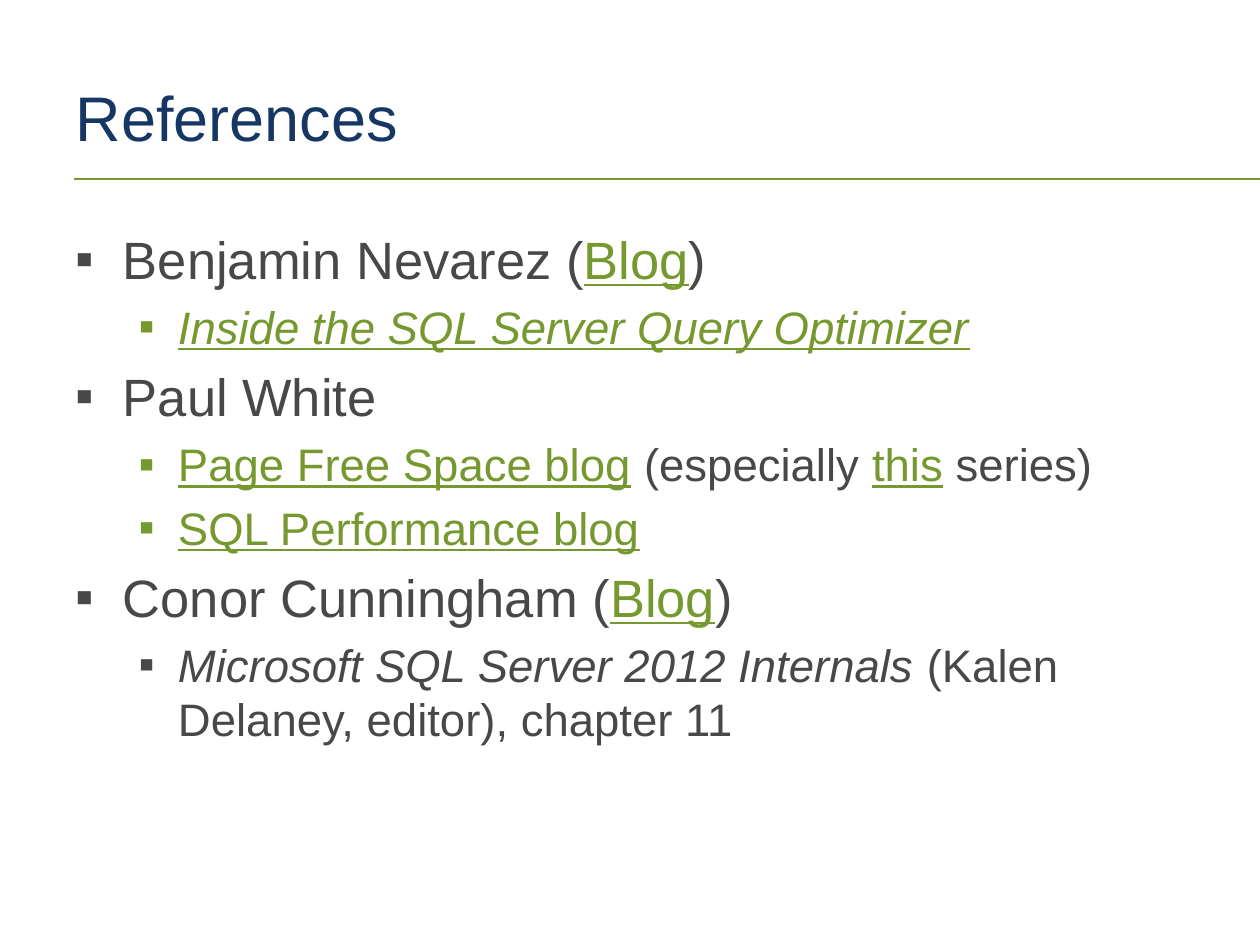
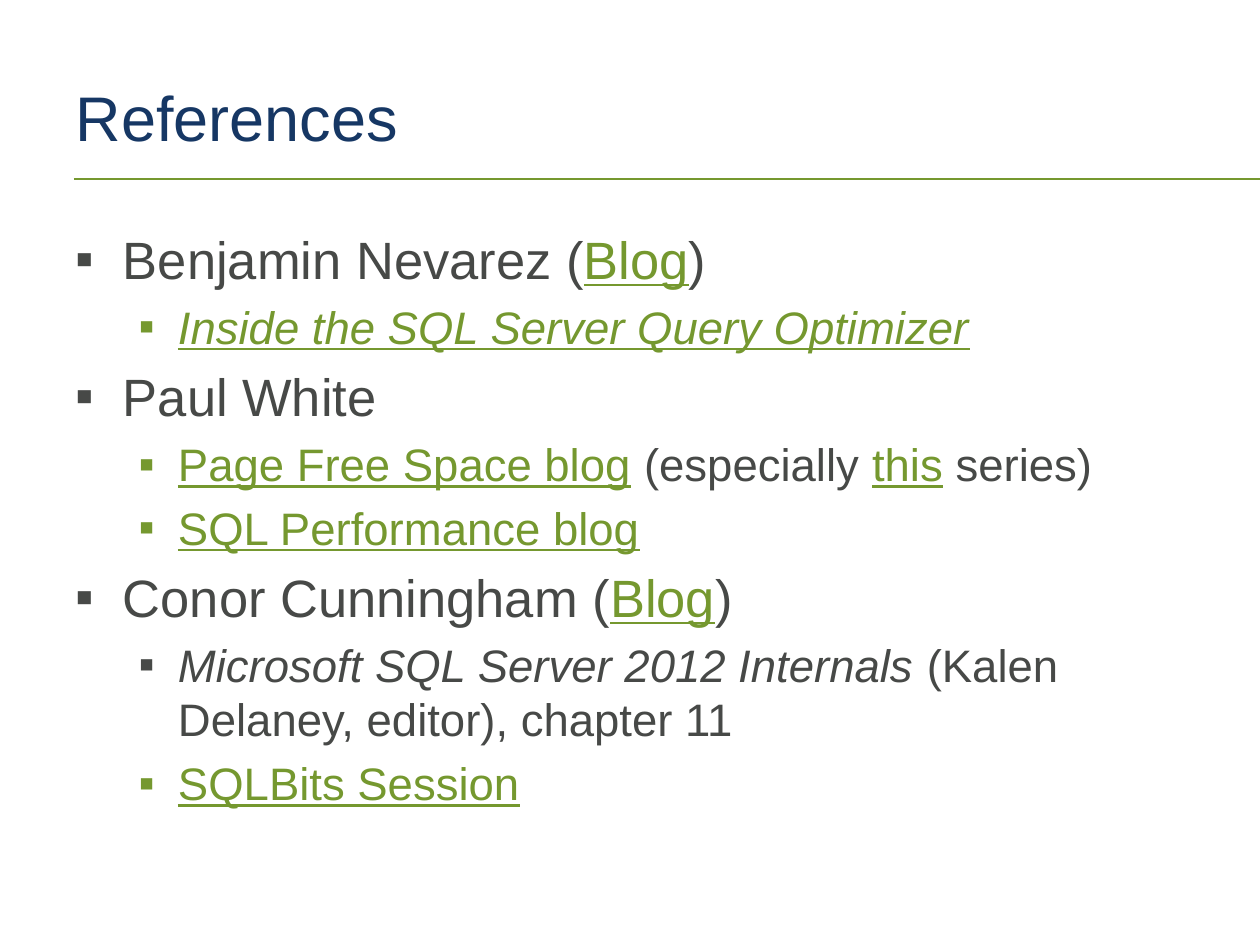
Before and after one commit to tf3604/OptimizerPresentation, a slide deck: slide 63 of Optimizer.pptx. Drawn at 1260x945 pixels with LibreOffice and Linux fonts; fonts in the diff are those of the drawing; background and template pictures are left out. Boxes give left, top, right and bottom in pixels: in the first picture for what was removed or moved away, otherwise in the second. Text is boxed around its words. In the diff, an @@ line names an element or a change of style, - is before the commit and + after.

```diff
--- a/Optimizer.pptx
+++ b/Optimizer.pptx
@@ text at box(178, 767, 519, 809): paragraph added @@
+  ▪ SQLBits Session
```
Also in this commit, not shown: 1 other slide changed.
